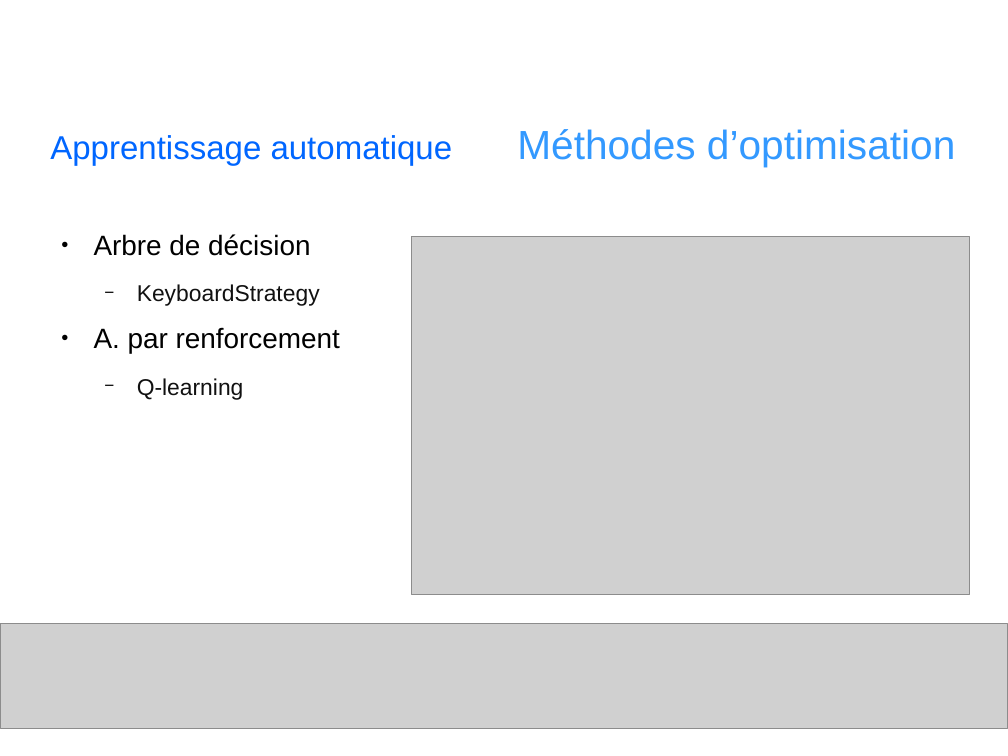
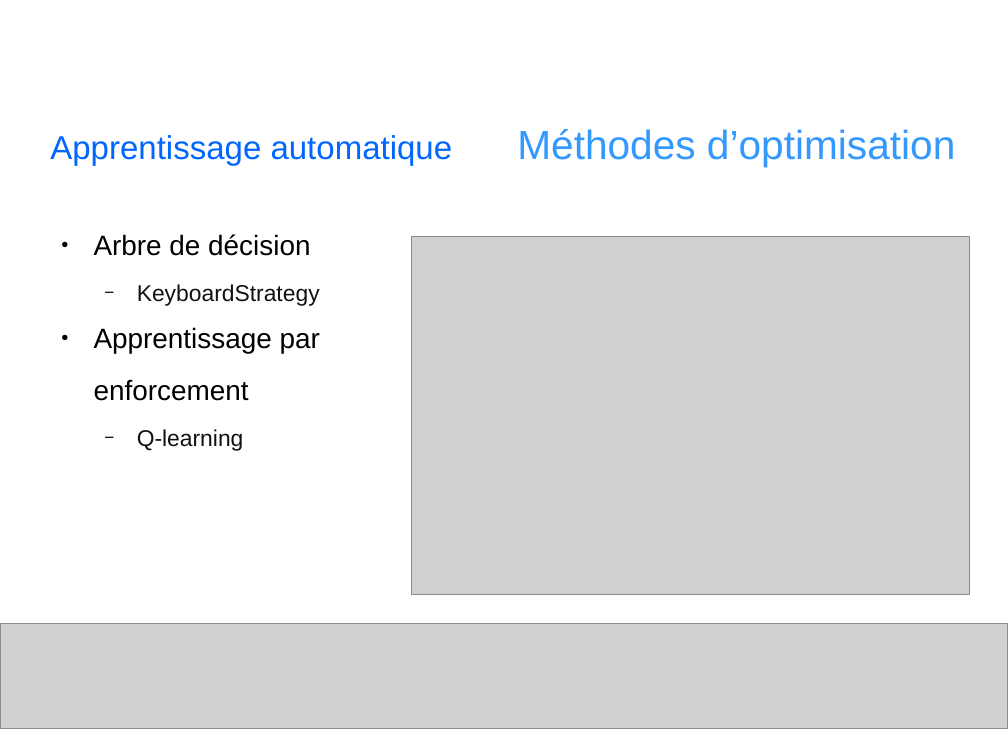
Before and after one commit to angelo-ortiz/SoccerSimulator-2017, a slide deck: slide 8 of report/Presentation.odp. Drawn at 1008x756 pixels with LibreOffice and Linux fonts; fonts in the diff are those of the drawing; grey boxes stand for pictures; background and template pictures are left out. Boxes give left, top, right and bottom in pixels: in the first picture for what was removed or moved away, otherwise in the second. Text is boxed around its words. In the diff, an @@ line names an element or a change of style, - is before the commit and + after.

```diff
--- a/report/Presentation.odp
+++ b/report/Presentation.odp
@@ text at [94, 327, 320, 401]: text changed @@
-● A. par renforcement
+● Apprentissage par
+enforcement
```
Also in this commit, not shown: 3 other slides changed, 24 other files.
